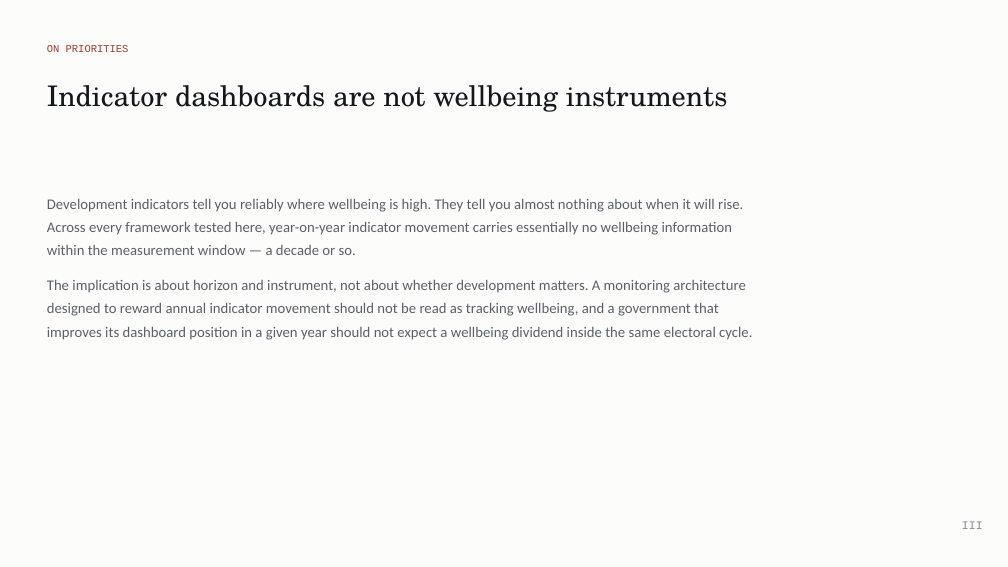
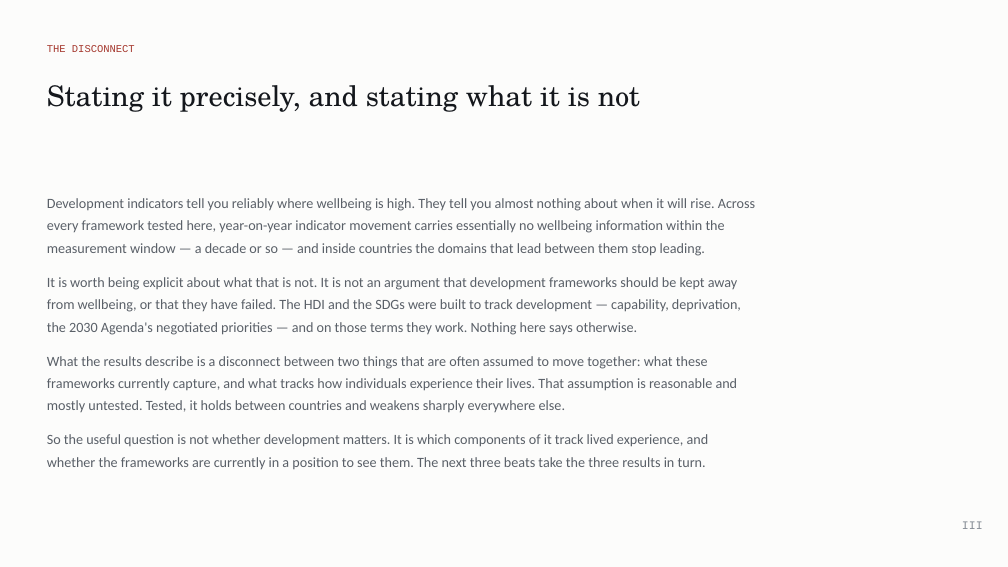
Before and after one commit to cwejnert/HDI-Happiness, a slide deck: slide 30 of deck/Measured_Where_It_Varies.pptx. Drawn at 1008x567 pixels with LibreOffice and Linux fonts; fonts in the diff are those of the drawing. Boxes give left, top, right and bottom in pixels: in the first picture for what was removed or moved away, otherwise in the second. Text is boxed around its words. In the diff, an @@ line names an element or a change of style, - is before the commit and + after.

```diff
--- a/deck/Measured_Where_It_Varies.pptx
+++ b/deck/Measured_Where_It_Varies.pptx
@@ text at (x1=47, y1=45, x2=135, y2=52): text changed @@
-ON PRIORITIES
+THE DISCONNECT
@@ text at (x1=47, y1=85, x2=640, y2=112): text changed @@
-Indicator dashboards are not wellbeing instruments
+Stating it precisely, and stating what it is not
@@ text at (x1=47, y1=198, x2=755, y2=469): text changed; size 14 to 13.5 pt @@
-Development indicators tell you reliably where wellbeing is high. They tell you almost nothing about when it will rise. Across every framework tested here, year-on-year indicator movement carries essentially no wellbeing information within the measurement window — a decade or so.
-The implication is about horizon and instrument, not about whether development matters. A monitoring architecture designed to reward annual indicator movement should not be read as tracking wellbeing, and a government that improves its dashboard position in a given year should not expect a wellbeing dividend inside the same electoral cycle.
+Development indicators tell you reliably where wellbeing is high. They tell you almost nothing about when it will rise. Across every framework tested here, year-on-year indicator movement carries essentially no wellbeing information within the measurement window — a decade or so — and inside countries the domains that lead between them stop leading.
+It is worth being explicit about what that is not. It is not an argument that development frameworks should be kept away from wellbeing, or that they have failed. The HDI and the SDGs were built to track development — capability, deprivation, the 2030 Agenda's negotiated priorities — and on those terms they work. Nothing here says otherwise.
+What the results describe is a disconnect between two things that are often assumed to move together: what these frameworks currently capture, and what tracks how individuals experience their lives. That assumption is reasonable and mostly untested. Tested, it holds between countries and weakens sharply everywhere else.
+So the useful question is not whether development matters. It is which components of it track lived experience, and whether the frameworks are currently in a position to see them. The next three beats take the three results in turn.
```
Also in this commit, not shown: 10 other slides changed, 4 other files.
